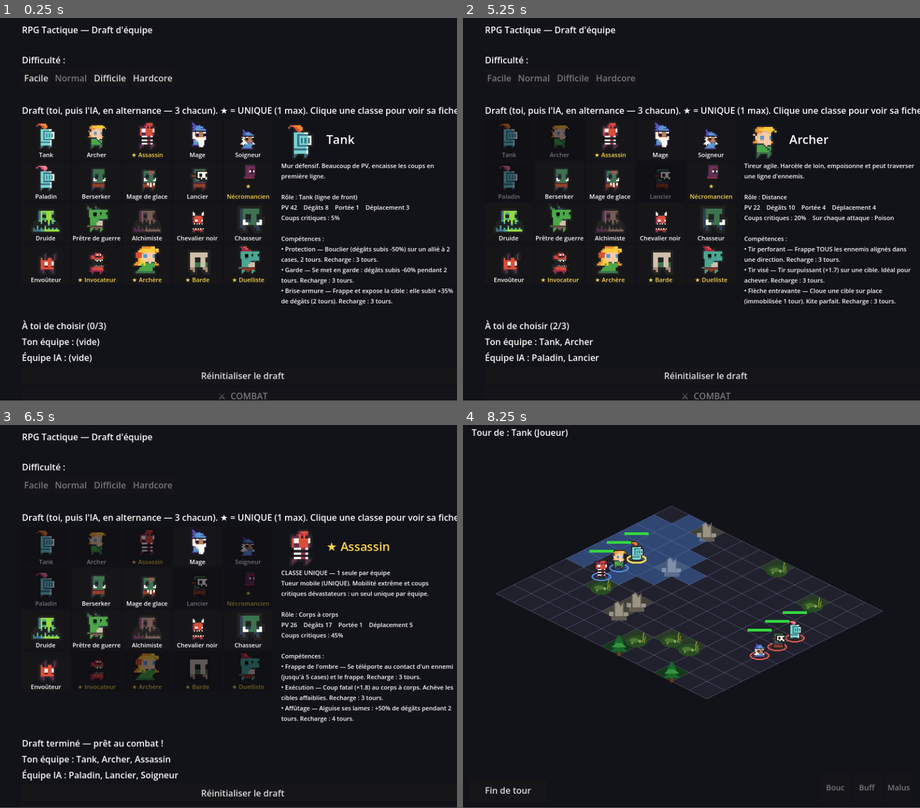
Above: before the commit, frames 1-4 (two rows, left to right).
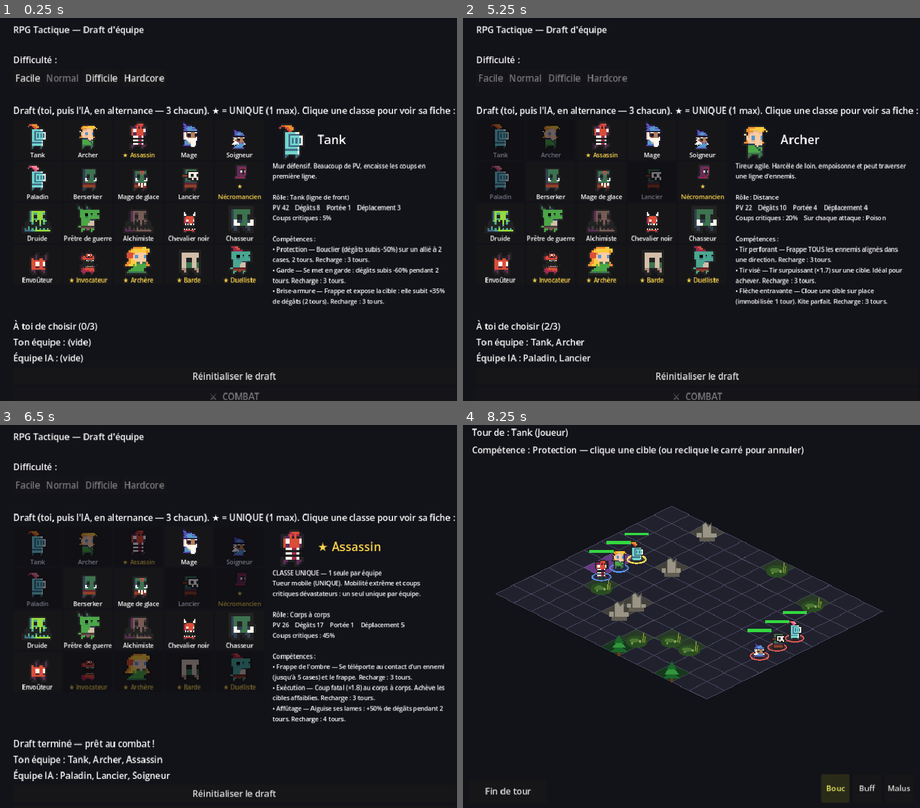
Above: after the commit, the same moments.

Repository: bodji27200-web/mon-jeux-video-
Game: Godot game, scene res://TeamSelect.tscn
Same seed, same stepped clock (60 frames per second), same inputs: the game is played once before the commit and once after it.
Inputs (mouse positions are in pixels of both pictures, inside the frame that each line leads up to):
- Up to frame 1 (0.25 s): no input
- Up to frame 2 (5.25 s): click "Facile" at 0.5 s; click "Normal" at 1.25 s; click "Difficile" at 2 s; click "Normal" at 2.75 s; click "Hardcore" at 3.5 s; click (508, 140) at 4.27 s; click (558, 140) at 5.02 s
- Up to frame 3 (6.5 s): click (146, 547) at 5.77 s
- Up to frame 4 (8.25 s): click (659, 547) at 6.52 s; click "⚔ COMBAT" at 7.25 s; click (833, 788) at 8 s, where only the run after the commit has a clickable "Bouc"
In our replay, the window is 800x676 before the commit and 800x677 after it. These sizes can differ from the game's own. Grey fills any space a smaller window leaves; there, only what the larger window draws over its background counts as a difference.

The runs differ from the first frame. In frame 1, 12% of the frame differs, in the area x 2-100%, y 2-100%; in frame 2, 13%; in frame 3, 13%, in the area x 2-100%, y 2-98%; in frame 4, 6.0%.

Commit message:
Lot A : plein écran, bouton COMBAT accessible, compétences sans bouger
- project.godot : fenêtre maximisée + stretch canvas_items/keep (fin du mini-cadre)
- TeamSelect.gd : écran de draft dans un ScrollContainer (bouton COMBAT toujours atteignable)
- Battle.gd : compétences sélectionnables dès la phase déplacement, annulation revient à la phase précédente

https://claude.ai/code/session_01J6hbyjDTLLPj9SyyuD84C8

Diff:
--- a/Battle.gd
+++ b/Battle.gd
@@ -32,6 +32,7 @@
 var _finished := false
 var skill_slots: Array = []  # boutons de la barre de compétences
 var selected_skill := -1  # index de la compétence sélectionnée (phase "skill")
+var _skill_return_phase := "attack"  # phase à restaurer si on annule une compétence
 var end_turn_btn: Button  # bouton "Fin de tour" (visible au tour du joueur)
 
 # Statistiques de partie (affichées sur l'écran de fin).
@@ -186,7 +187,8 @@
 			else:
 				b.text = icon
 			b.tooltip_text = str(sk.name) + "\n" + str(sk.get("desc", ""))
-			var usable: bool = phase in ["attack", "skill"] and active_unit.skill_ready(i)
+			# Utilisable dès le déplacement : plus besoin de bouger avant de lancer une compétence.
+			var usable: bool = phase in ["move", "attack", "skill"] and active_unit.skill_ready(i)
 			b.disabled = not usable
 			b.modulate = Color(1.0, 1.0, 0.4) if (phase == "skill" and selected_skill == i) else Color(1, 1, 1)
 		else:
@@ -218,26 +220,35 @@
 	_end_turn()
 
 
-# Clic sur un carré : sélectionne la compétence correspondante (si elle existe).
-# Recliquer le carré déjà sélectionné annule (retour à l'attaque normale).
+# Clic sur un carré : sélectionne la compétence correspondante (si elle existe),
+# y compris dès le déplacement. Recliquer le carré sélectionné annule (retour à la
+# phase d'avant : déplacement ou attaque).
 func _on_skill_slot(index: int) -> void:
 	if active_unit == null or not active_unit.is_player():
 		return
 	if index >= active_unit.get_actives().size():
 		return  # carré vide
-	if phase == "attack":
-		selected_skill = index
-		_enter_skill_phase()
-	elif phase == "skill":
+	if phase == "skill":
 		if selected_skill == index:
-			_enter_action_phase()  # reclic -> annule
+			# Reclic -> annule, retour à la phase d'avant (déplacement ou attaque).
+			if _skill_return_phase == "move":
+				phase = "move"
+				_show_moves(active_unit)
+			else:
+				_enter_action_phase()
 		else:
 			selected_skill = index  # changer de compétence sélectionnée
 			_enter_skill_phase()
+	else:
+		# Sélection depuis "move" (sans avoir bougé) ou "attack".
+		_skill_return_phase = phase
+		selected_skill = index
+		_enter_skill_phase()
 
 
 func _enter_skill_phase() -> void:
 	phase = "skill"
+	grid.move_cells = []  # masque les cases de déplacement (utile si on vient de "move")
 	grid.target_cells = []
 	grid.heal_cells = []
 	grid.skill_cells = _skill_targets(active_unit, selected_skill)
--- a/TeamSelect.gd
+++ b/TeamSelect.gd
@@ -26,10 +26,22 @@
 
 
 func _ready() -> void:
+	# Toute l'UI dans un ScrollContainer : le bouton COMBAT reste toujours
+	# atteignable même si le contenu dépasse la hauteur de l'écran.
+	var scroll := ScrollContainer.new()
+	scroll.set_anchors_preset(Control.PRESET_FULL_RECT)
+	scroll.horizontal_scroll_mode = ScrollContainer.SCROLL_MODE_DISABLED
+	add_child(scroll)
+	var margin := MarginContainer.new()
+	margin.size_flags_horizontal = Control.SIZE_EXPAND_FILL
+	margin.add_theme_constant_override("margin_left", 24)
+	margin.add_theme_constant_override("margin_top", 16)
+	margin.add_theme_constant_override("margin_right", 12)
+	margin.add_theme_constant_override("margin_bottom", 16)
+	scroll.add_child(margin)
 	var root := VBoxContainer.new()
-	root.position = Vector2(40, 16)
 	root.add_theme_constant_override("separation", 6)
-	add_child(root)
+	margin.add_child(root)
 
 	var title := Label.new()
 	title.text = "RPG Tactique — Draft d'équipe"
--- a/project.godot
+++ b/project.godot
@@ -26,6 +26,10 @@
 
 window/size/viewport_width=832
 window/size/viewport_height=704
+window/size/mode=2
+window/size/resizable=true
+window/stretch/mode="canvas_items"
+window/stretch/aspect="keep"
 
 [rendering]
 
Not shown, changed: CLAUDE.md
